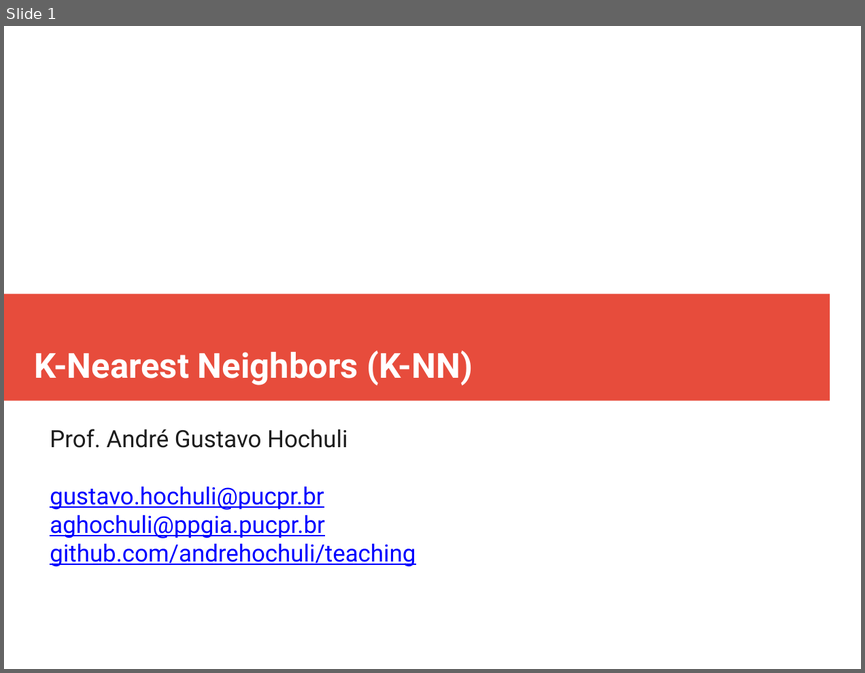
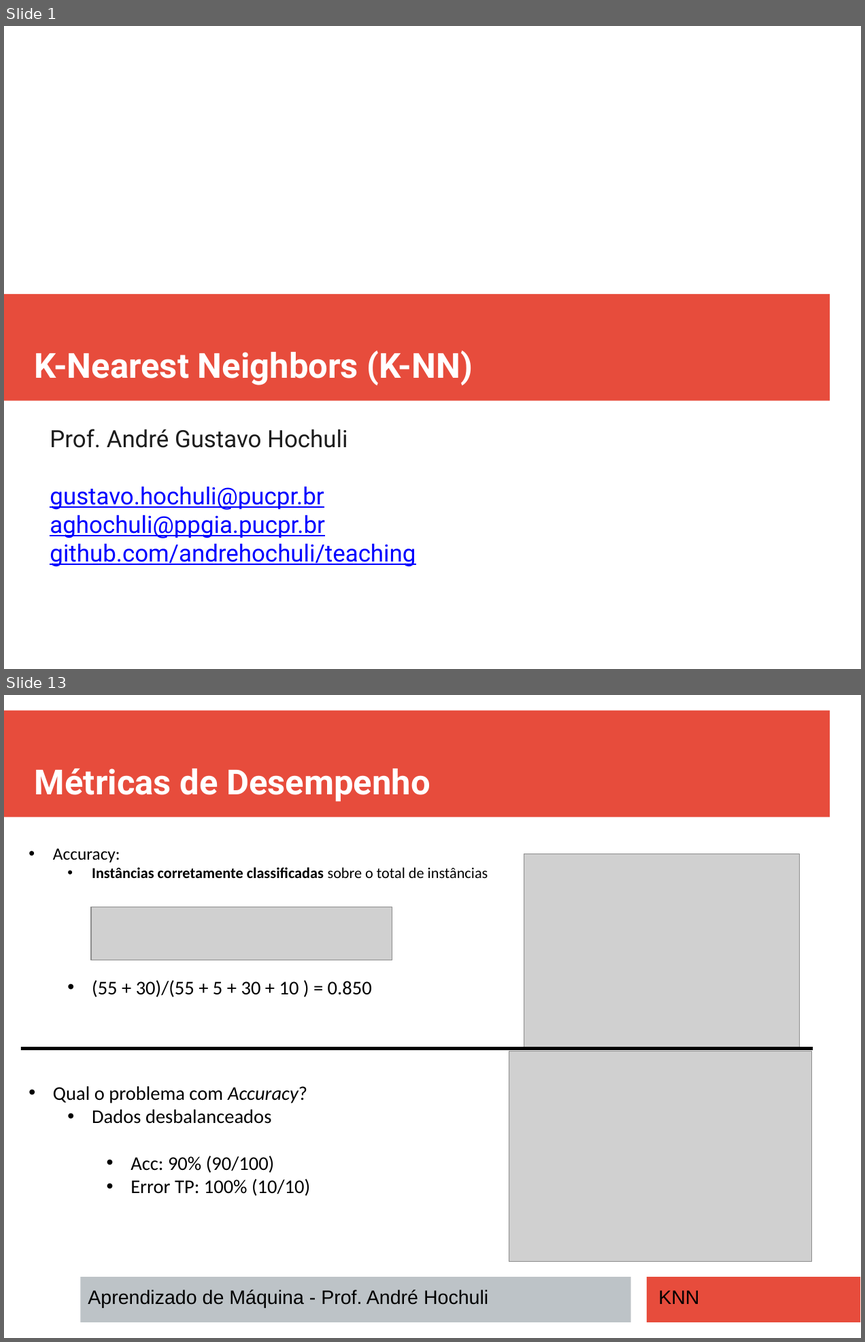
Before and after one commit to andrehochuli/teaching, a slide deck: AprendizadoMaquina/Tópico 02 - Aprendizado Supervisionado/Tópico 02 - Aprendizado-Supervisionado - KNN.pptx. Shown one above the other, each under a label of ours: slide 1 before the commit, slides 1 and 13 after it; the slides between them are not shown. The pictures are 865x673 and 865x1342 pixels, drawn with LibreOffice and Linux fonts; fonts in the diff are those of the drawing; grey boxes stand for pictures. Boxes give left, top, right and bottom in pixels: in the first picture for what was removed or moved away, otherwise in the second. Text is boxed around its words. In the diff, an @@ line names an element or a change of style, - is before the commit and + after.

```diff
--- a/AprendizadoMaquina/Tópico 02 - Aprendizado Supervisionado/Tópico 02 - Aprendizado-Supervisionado - KNN.pptx
+++ b/AprendizadoMaquina/Tópico 02 - Aprendizado Supervisionado/Tópico 02 - Aprendizado-Supervisionado - KNN.pptx
@@ slide 13 added at bbox=[4, 695, 861, 1338], background #FFFFFF @@
@@ rectangle added at bbox=[4, 711, 830, 817], fill #E74C3C @@
@@ text added at bbox=[35, 768, 430, 802], 32 pt, text #FFFFFF, bold @@
+Métricas de Desempenho
@@ text added at bbox=[53, 848, 488, 997], 14 pt, text #000000 @@
+• Accuracy:
+  • Instâncias corretamente classificadas sobre o total de instâncias
+  • (55 + 30)/(55 + 5 + 30 + 10 ) = 0.850
@@ picture added at bbox=[524, 854, 800, 1048] @@
@@ picture added at bbox=[91, 907, 392, 960] @@
@@ line added from (813, 1048) to (21, 1048), #000000 3 pt @@
@@ picture added at bbox=[509, 1051, 813, 1262] @@
@@ text added at bbox=[53, 1086, 310, 1195], 18 pt, text #000000 @@
+• Qual o problema com Accuracy?
+  • Dados desbalanceados
+    • Acc: 90% (90/100)
+    • Error TP: 100% (10/10)
@@ rectangle added at bbox=[80, 1276, 631, 1322], fill #BDC3C7 @@
@@ rectangle added at bbox=[647, 1276, 861, 1322], fill #E74C3C @@
@@ text added at bbox=[88, 1289, 488, 1307], 18 pt, text #000000 @@
+Aprendizado de Máquina - Prof. André Hochuli
@@ text added at bbox=[658, 1290, 699, 1304], 18 pt, text #000000 @@
+KNN
```
Also in this commit, not shown: 3 slides changed, 5 other slides added, 2 slides removed.
